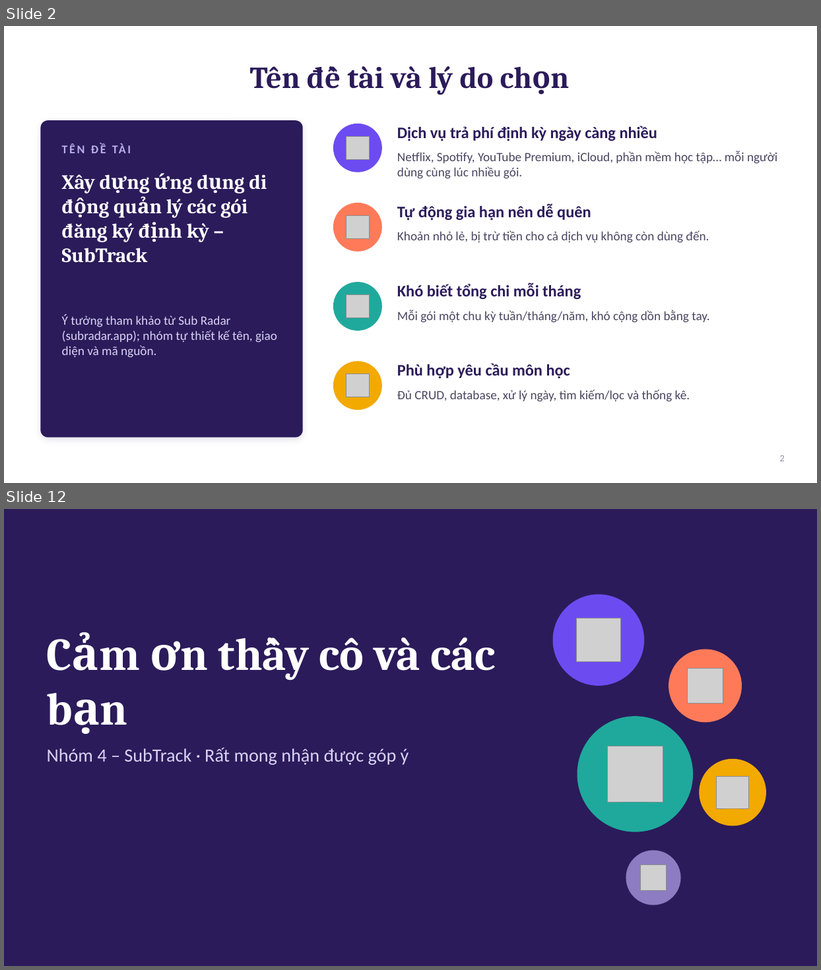
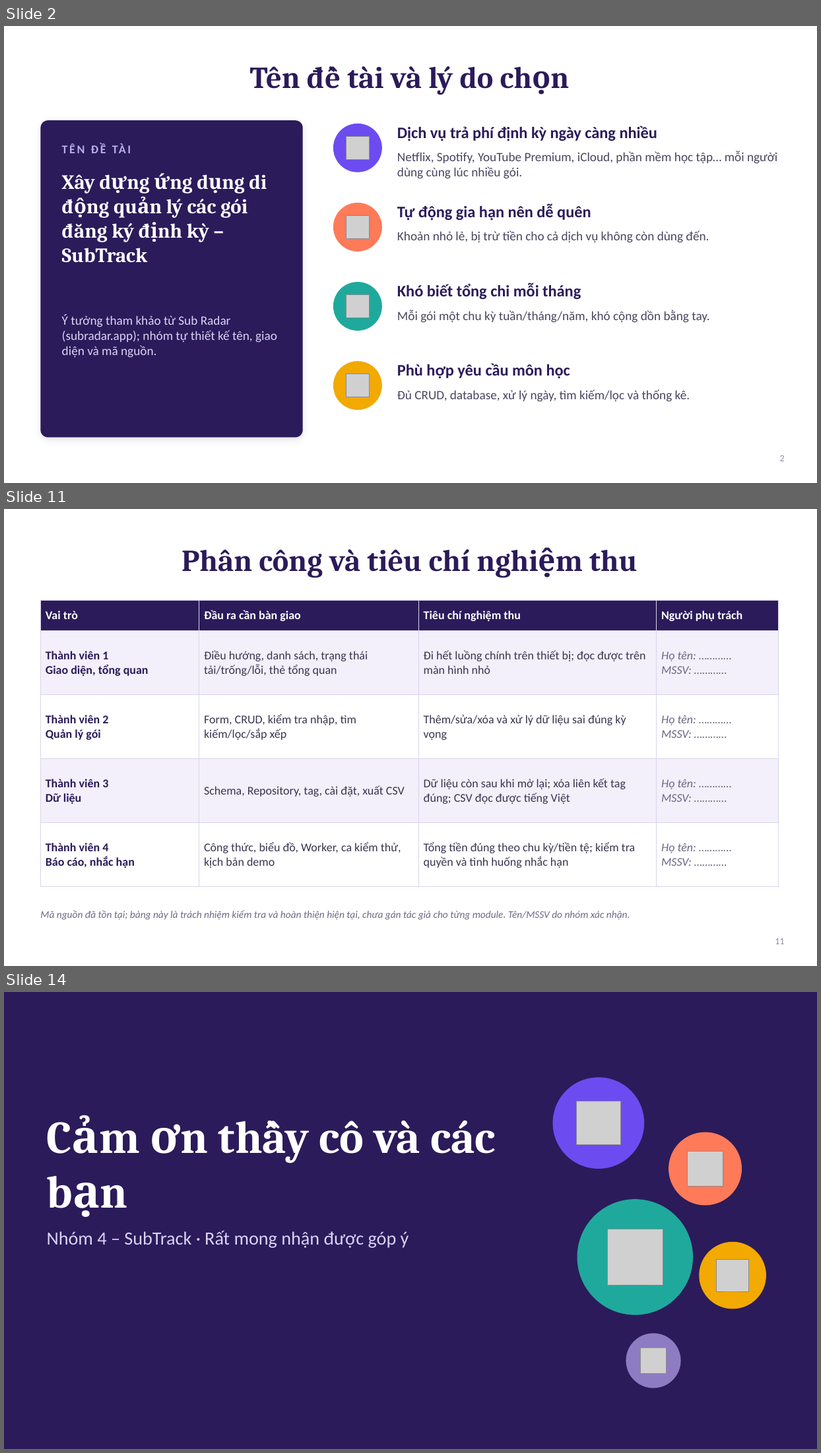
Before and after one commit to nkhhieu123/ltdd, a slide deck: docs/SubTrack_GioiThieuDeTai.pptx. Shown one above the other, each under a label of ours: slides 2 and 12 before the commit, slides 2, 11 and 14 after it; the slides between them are not shown. The pictures are 821x970 and 821x1453 pixels, drawn with LibreOffice and Linux fonts; fonts in the diff are those of the drawing; grey boxes stand for pictures. Boxes give left, top, right and bottom in pixels: in the first picture for what was removed or moved away, otherwise in the second. Text is boxed around its words. In the diff, an @@ line names an element or a change of style, - is before the commit and + after.

Commit message:
Bổ sung nội dung Tuần 1: sơ đồ Use Case trên slide, sửa quan hệ nhắc hạn, đặc tả đủ UC, giới hạn, ca kiểm thử, phân công có tiêu chí nghiệm thu

```diff
--- a/docs/SubTrack_GioiThieuDeTai.pptx
+++ b/docs/SubTrack_GioiThieuDeTai.pptx
@@ slide 11 added at (4, 509, 817, 966), background #FFFFFF @@
@@ title added at (182, 549, 638, 578), 36 pt, text #2B1B5A, bold @@
+Phân công và tiêu chí nghiệm thu
@@ table added at (40, 601, 779, 871), 5 rows, 4 columns @@
+Vai trò | Đầu ra cần bàn giao | Tiêu chí nghiệm thu | Người phụ trách
+Thành viên 1 / Giao diện, tổng quan | Điều hướng, danh sách, trạng thái tải/trống/lỗi, thẻ tổng quan | Đi hết luồng chính trên thiết bị; đọc được trên màn hình nhỏ | Họ tên: ………… / MSSV: …………
+Thành viên 2 / Quản lý gói | Form, CRUD, kiểm tra nhập, tìm kiếm/lọc/sắp xếp | Thêm/sửa/xóa và xử lý dữ liệu sai đúng kỳ vọng | Họ tên: ………… / MSSV: …………
+Thành viên 3 / Dữ liệu | Schema, Repository, tag, cài đặt, xuất CSV | Dữ liệu còn sau khi mở lại; xóa liên kết tag đúng; CSV đọc được tiếng Việt | Họ tên: ………… / MSSV: …………
+Thành viên 4 / Báo cáo, nhắc hạn | Công thức, biểu đồ, Worker, ca kiểm thử, kịch bản demo | Tổng tiền đúng theo chu kỳ/tiền tệ; kiểm tra quyền và tình huống nhắc hạn | Họ tên: ………… / MSSV: …………
@@ text added at (40, 910, 630, 920), 12 pt, text #6E6888, italic @@
+Mã nguồn đã tồn tại; bảng này là trách nhiệm kiểm tra và hoàn thiện hiện tại, chưa gán tác giả cho từng module. Tên/MSSV do nhóm xác nhận.
@@ page number added at (775, 939, 784, 945), 11 pt, text #8E8AA6 @@
+11
@@ what was slide 12 is now slide 14 @@
```
Also in this commit, not shown: 5 slides changed, 5 other slides added, 4 slides removed, 1 other file.
